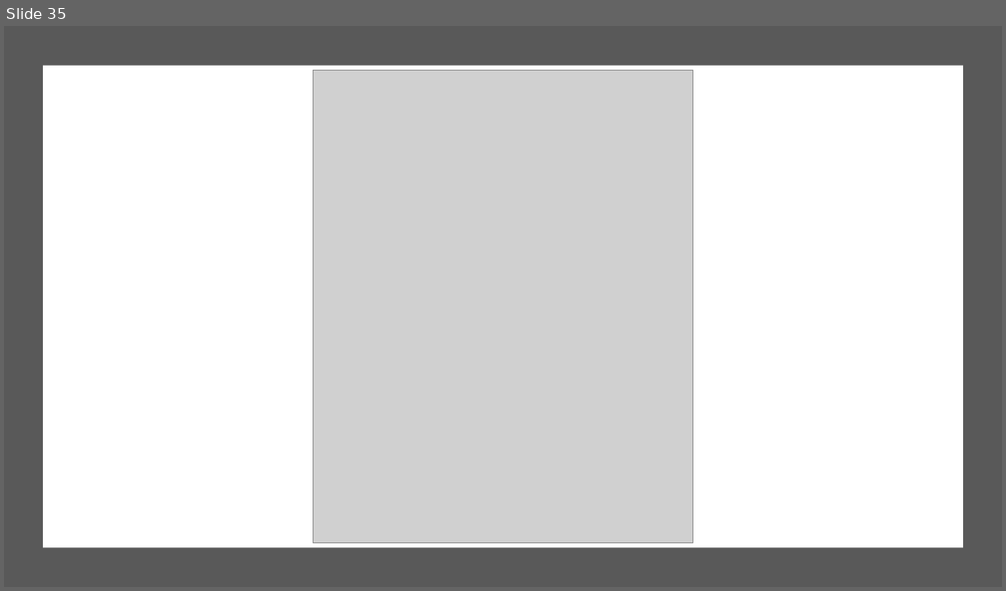
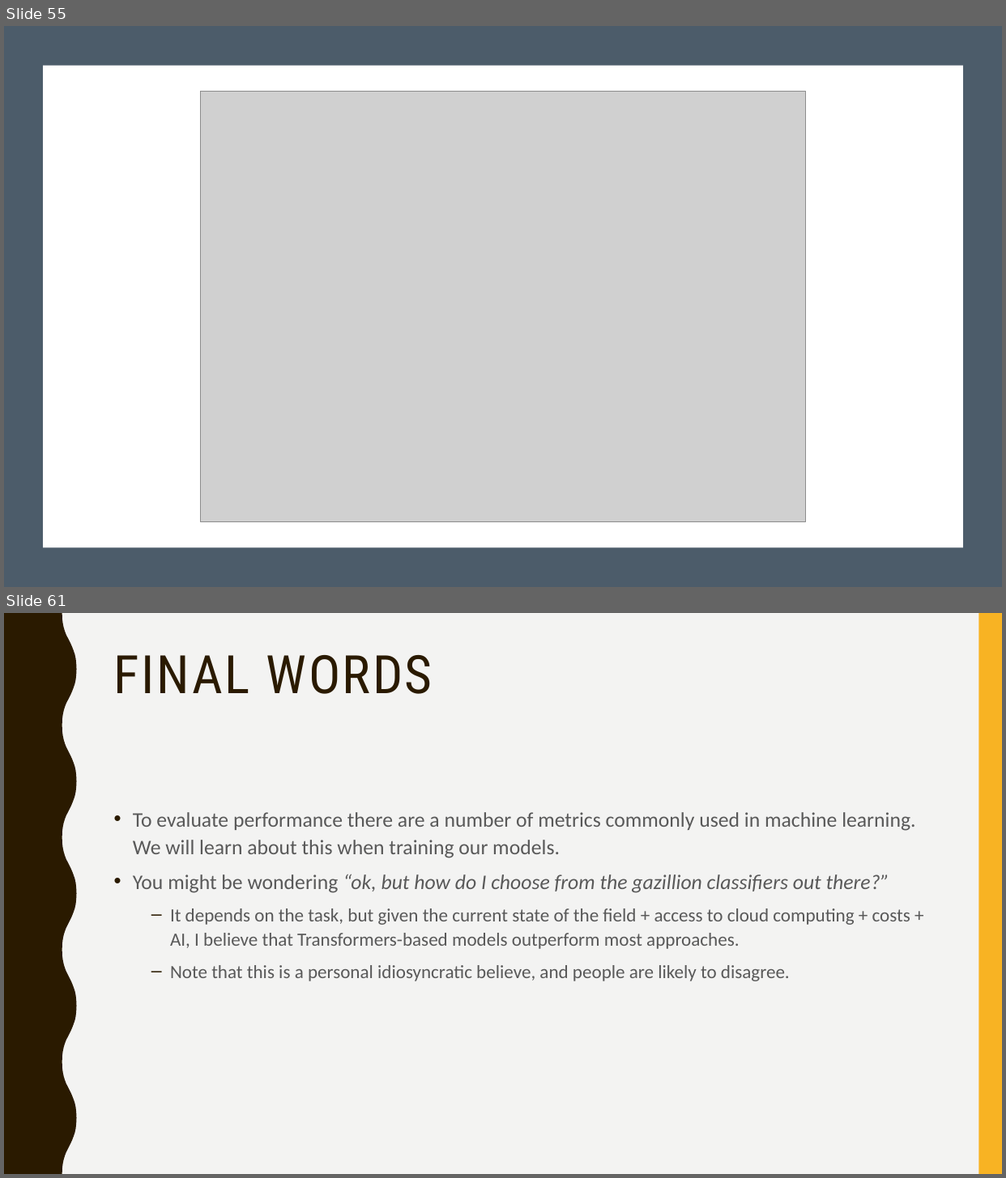
Before and after one commit to svallejovera/cta_updated, a slide deck: slides/7 A Primer on Supervised Learning.pptx. Shown one above the other, each under a label of ours: slide 35 before the commit, slides 55 and 61 after it; the slides between them are not shown. The pictures are 1006x591 and 1006x1178 pixels, drawn with LibreOffice and Linux fonts; fonts in the diff are those of the drawing; grey boxes stand for pictures. Boxes give left, top, right and bottom in pixels: in the first picture for what was removed or moved away, otherwise in the second. Text is boxed around its words. In the diff, an @@ line names an element or a change of style, - is before the commit and + after.

```diff
--- a/slides/7 A Primer on Supervised Learning.pptx
+++ b/slides/7 A Primer on Supervised Learning.pptx
@@ slide 61 added at [4,613,1002,1174], background #F3F3F2; not listed: 2 template elements that a slide beside it also shows @@
@@ title added at [114,655,432,694], 51 pt, text #2A1A00 @@
+FINAL WORDS
@@ text added at [133,812,915,982], 18 pt, text #595959 @@
+• To evaluate performance there are a number of metrics commonly used in machine learning. We will learn about this when training our models.
+• You might be wondering “ok, but how do I choose from the gazillion classifiers out there?”
+  – It depends on the task, but given the current state of the field + access to cloud computing + costs + AI, I believe that Transformers-based models outperform most approaches.
+  – Note that this is a personal idiosyncratic believe, and people are likely to disagree.
@@ what was slide 35 is now slide 55 @@
@@ slide 55 changed as well @@
@@ rectangle at [4,26,1002,587]: fill #595959 to #4C5C6A @@
@@ picture: place and size @@
-picture at [313,71,692,544]
+picture at [201,91,806,523]
```
Also in this commit, not shown: 7 other slides changed, 35 other slides added, 19 slides removed, 34 other files.
